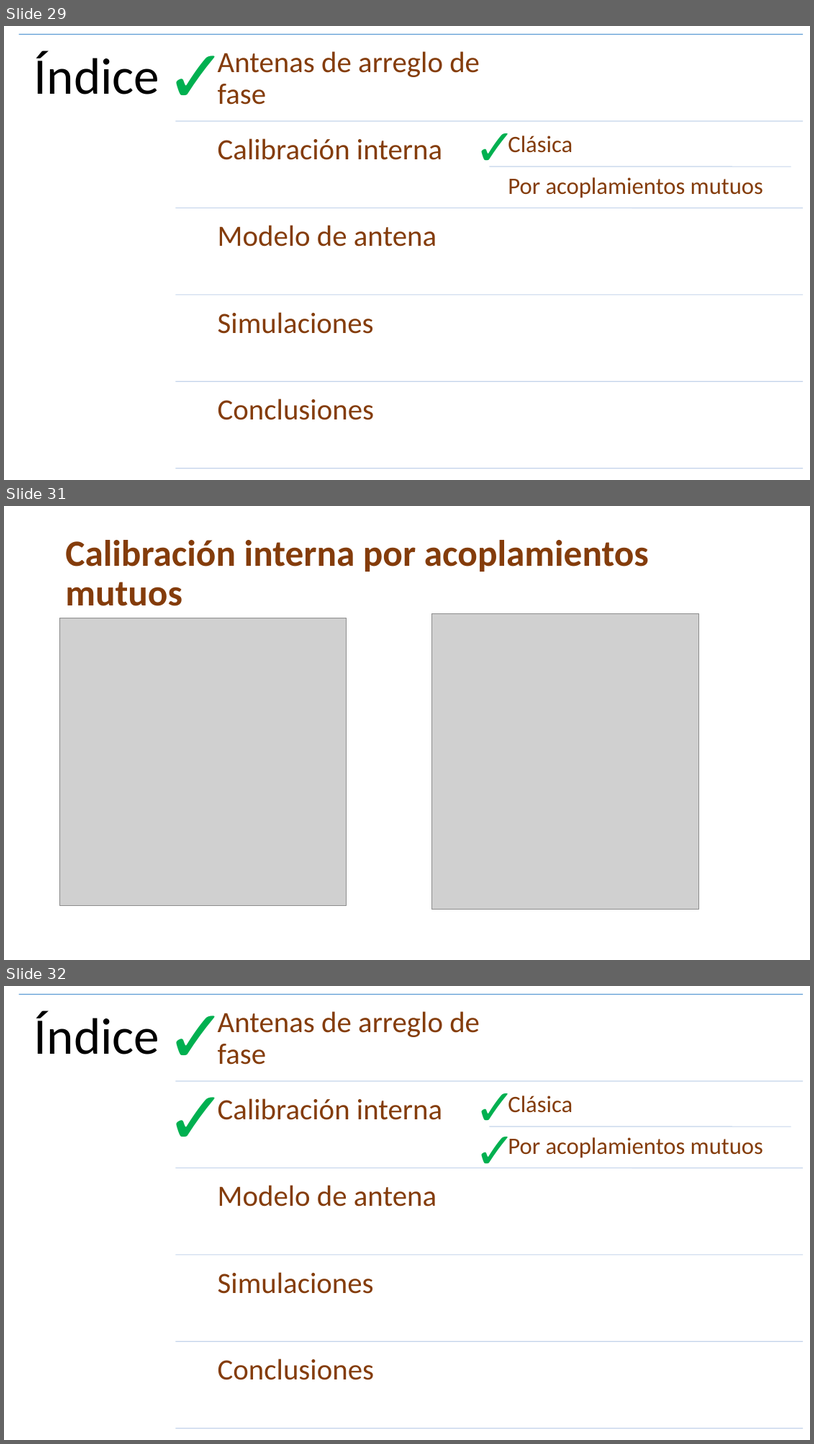
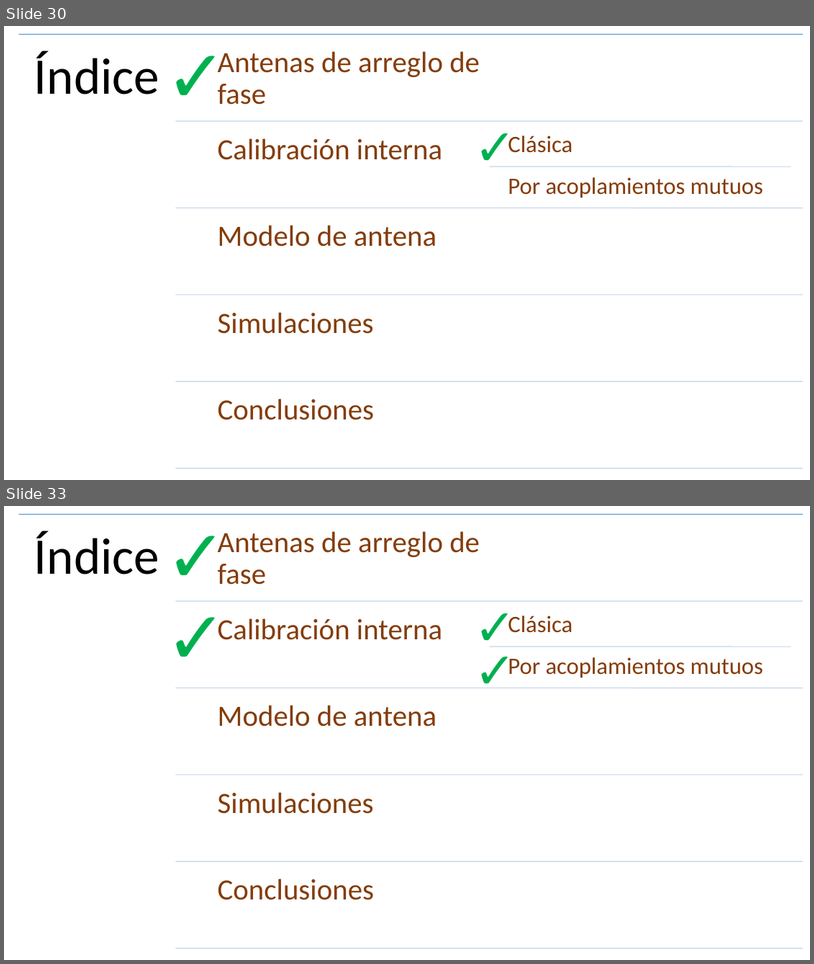
Before and after one commit to franciscoSoler/Polarimetric-Antenna-Calibrator, a slide deck: written/presentation/tesisInformatica.pptm. Shown one above the other, each under a label of ours: slides 29, 31 and 32 before the commit, slides 30 and 33 after it; the slides between them are not shown. The pictures are 814x1444 and 814x964 pixels, drawn with LibreOffice and Linux fonts; fonts in the diff are those of the drawing; grey boxes stand for pictures. Boxes give left, top, right and bottom in pixels: in the first picture for what was removed or moved away, otherwise in the second. Text is boxed around its words. In the diff, an @@ line names an element or a change of style, - is before the commit and + after.

```diff
--- a/written/presentation/tesisInformatica.pptm
+++ b/written/presentation/tesisInformatica.pptm
@@ slide 31 removed at bbox=[4, 506, 810, 960], background #FFFFFF @@
@@ title removed at bbox=[65, 540, 649, 606] @@
-Calibración interna por acoplamientos mutuos
@@ picture removed at bbox=[59, 618, 347, 906] @@
@@ picture removed at bbox=[432, 614, 699, 909] @@
@@ what was slide 29 is now slide 30 @@
@@ what was slide 32 is now slide 33 @@
```
Also in this commit, not shown: 6 slides changed, 6 slides added, 1 other slide removed, 15 other files.
